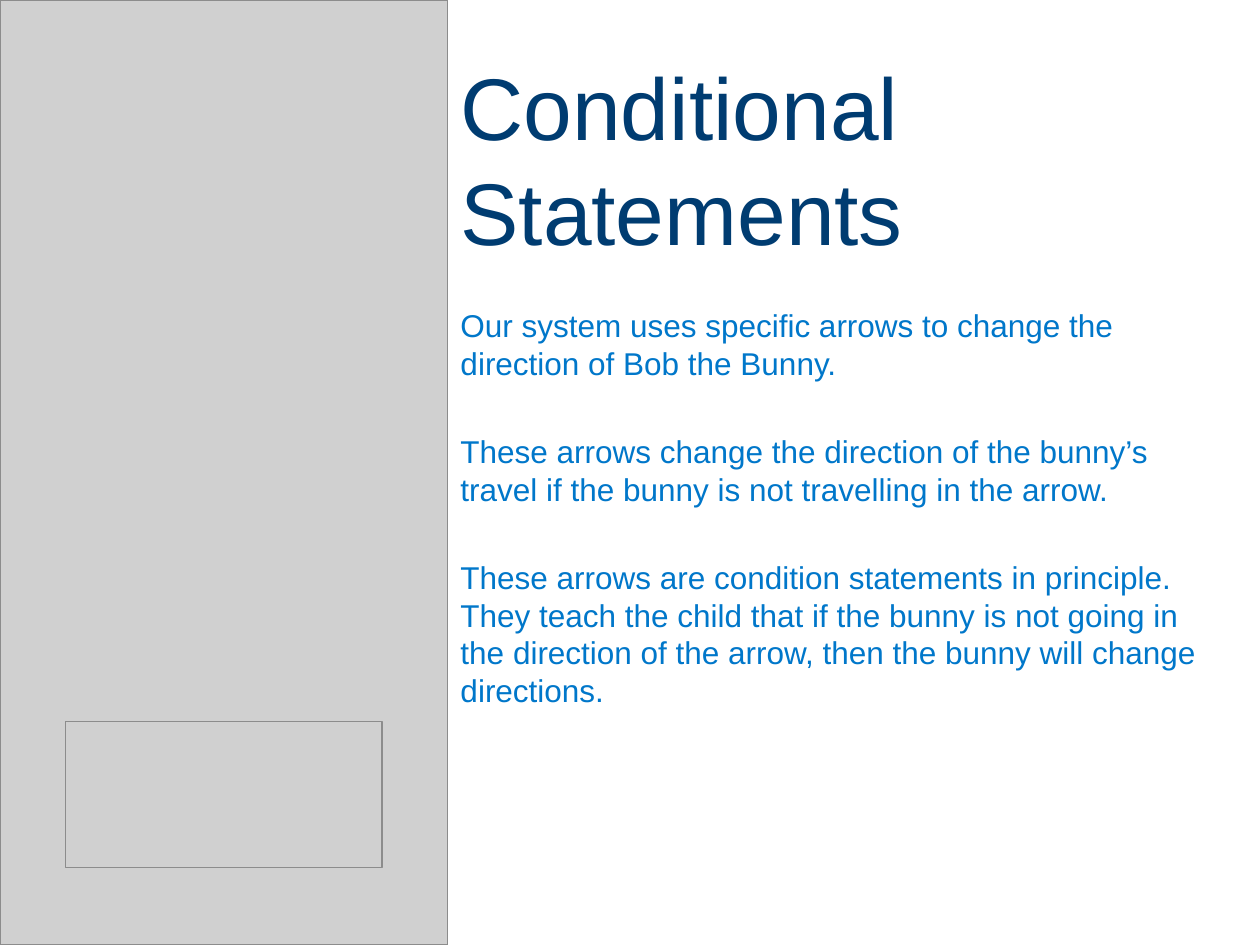
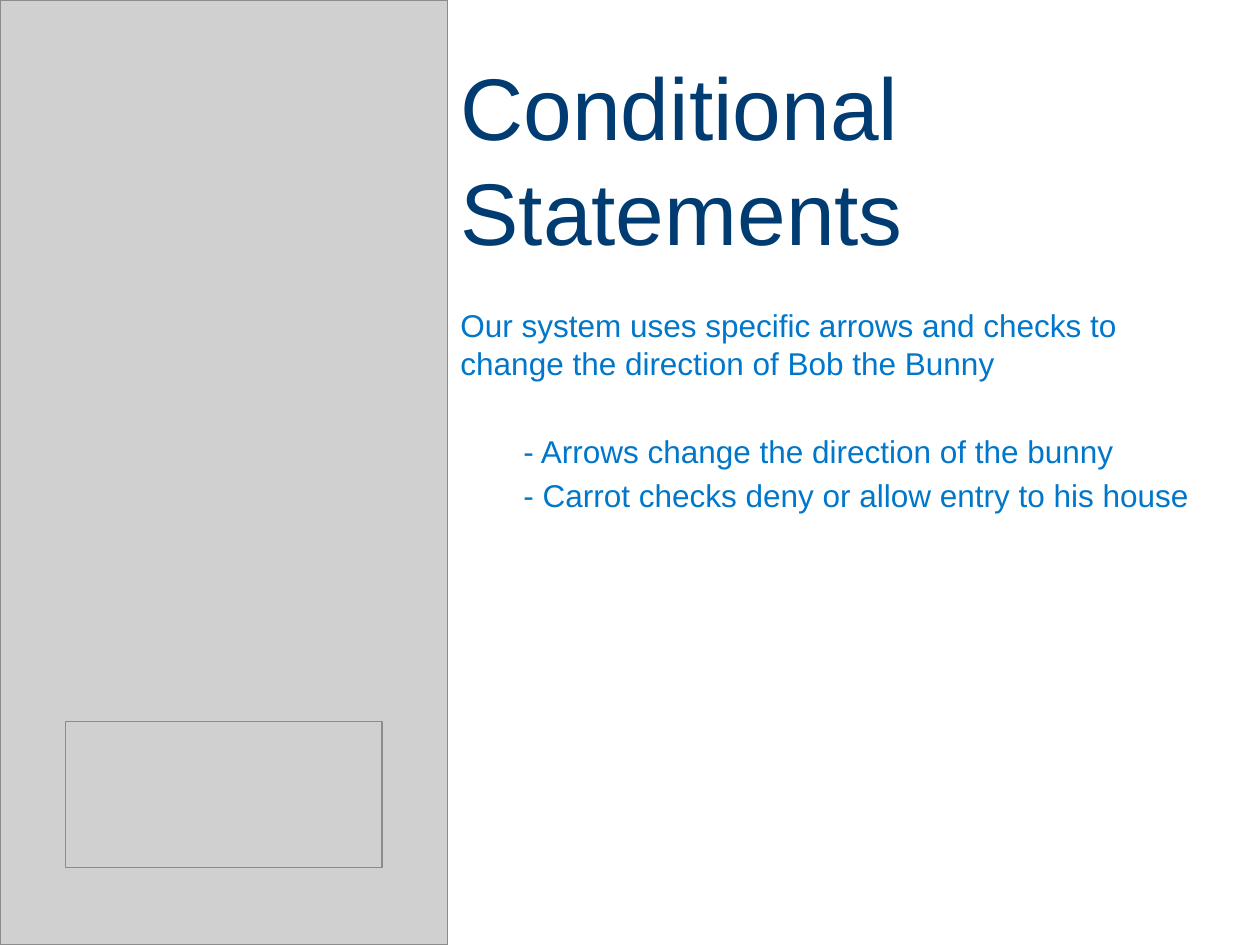
Before and after one commit to sealneaward/bob-the-bunny, a slide deck: slide 9 of Presentation/Bob The Bunny.pptx. Drawn at 1260x945 pixels with LibreOffice and Linux fonts; fonts in the diff are those of the drawing; grey boxes stand for pictures. Boxes give left, top, right and bottom in pixels: in the first picture for what was removed or moved away, otherwise in the second. Text is boxed around its words. In the diff, an @@ line names an element or a change of style, - is before the commit and + after.

```diff
--- a/Presentation/Bob The Bunny.pptx
+++ b/Presentation/Bob The Bunny.pptx
@@ subtitle at <box>460,314,1189,513</box>: text changed @@
-Our system uses specific arrows to change the direction of Bob the Bunny.
-These arrows change the direction of the bunny’s travel if the bunny is not travelling in the arrow.
-These arrows are condition statements in principle. They teach the child that if the bunny is not going in the direction of the arrow, then the bunny will change directions.
+Our system uses specific arrows and checks to change the direction of Bob the Bunny
+- Arrows change the direction of the bunny
+- Carrot checks deny or allow entry to his house
```
Also in this commit, not shown: 6 other slides changed, 2 slides added, 1 slide removed.
